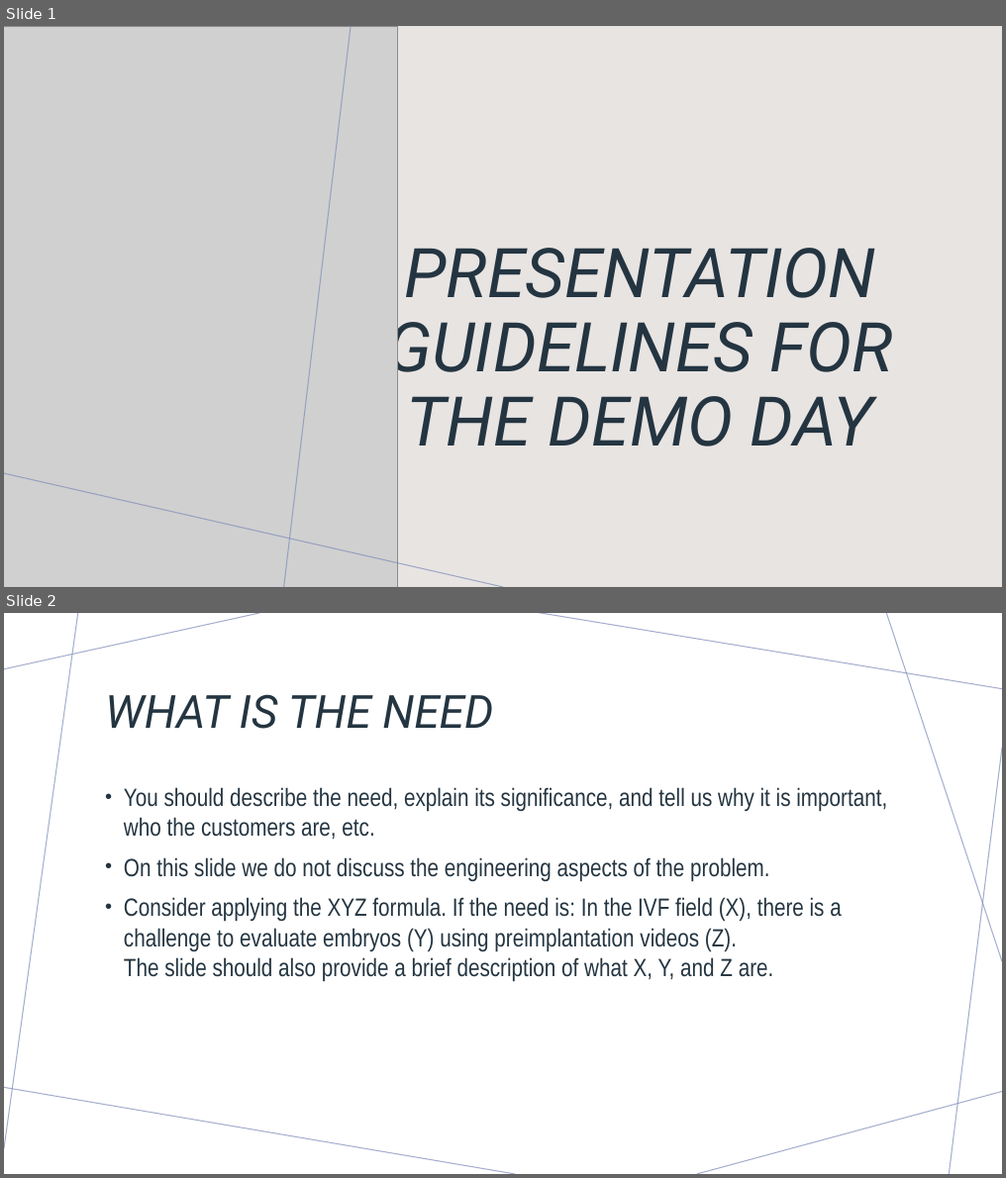
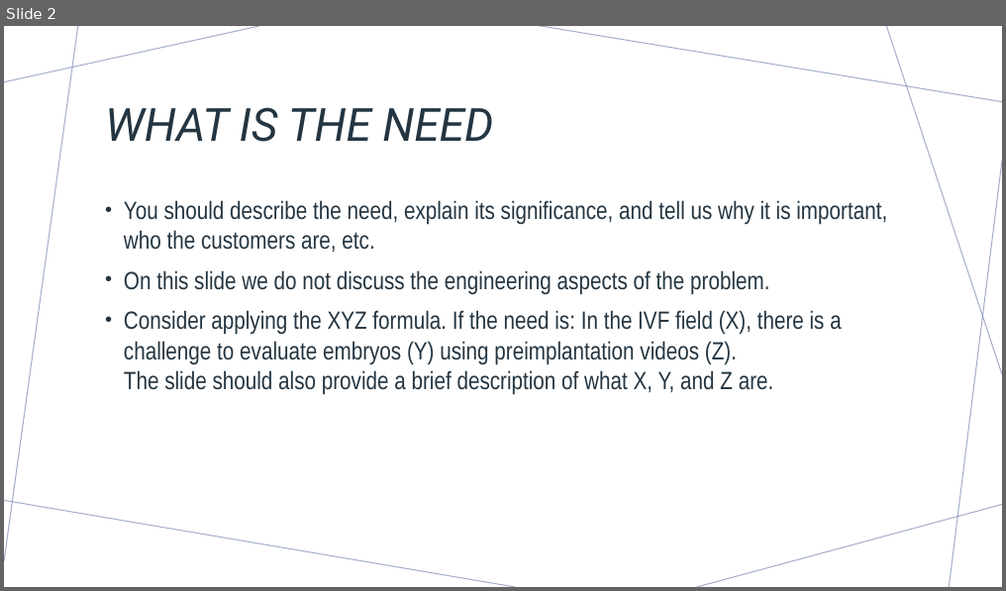
Before and after one commit to yehper/final-project, a slide deck: project_presentation.pptx. Shown one above the other, each under a label of ours: slides 1 and 2 before the commit, slide 2 after it. The pictures are 1006x1178 and 1006x591 pixels, drawn with LibreOffice and Linux fonts; fonts in the diff are those of the drawing; grey boxes stand for pictures. Boxes give left, top, right and bottom in pixels: in the first picture for what was removed or moved away, otherwise in the second. Text is boxed around its words. In the diff, an @@ line names an element or a change of style, - is before the commit and + after.

```diff
--- a/project_presentation.pptx
+++ b/project_presentation.pptx
@@ slide 1 removed at [4, 26, 1002, 587], background #FFFFFF; not listed: 7 template elements that a slide beside it also shows @@
@@ rectangle removed at [4, 26, 1002, 587] @@
@@ picture removed at [4, 26, 398, 587] @@
@@ line removed from (350, 26) to (284, 587) @@
@@ title removed at [387, 248, 894, 447] @@
-PRESENTATION GUIDELINES FOR THE DEMO DAY
@@ line removed from (4, 473) to (503, 587) @@
```
Also in this commit, not shown: 1 slide added, 1 other file.
